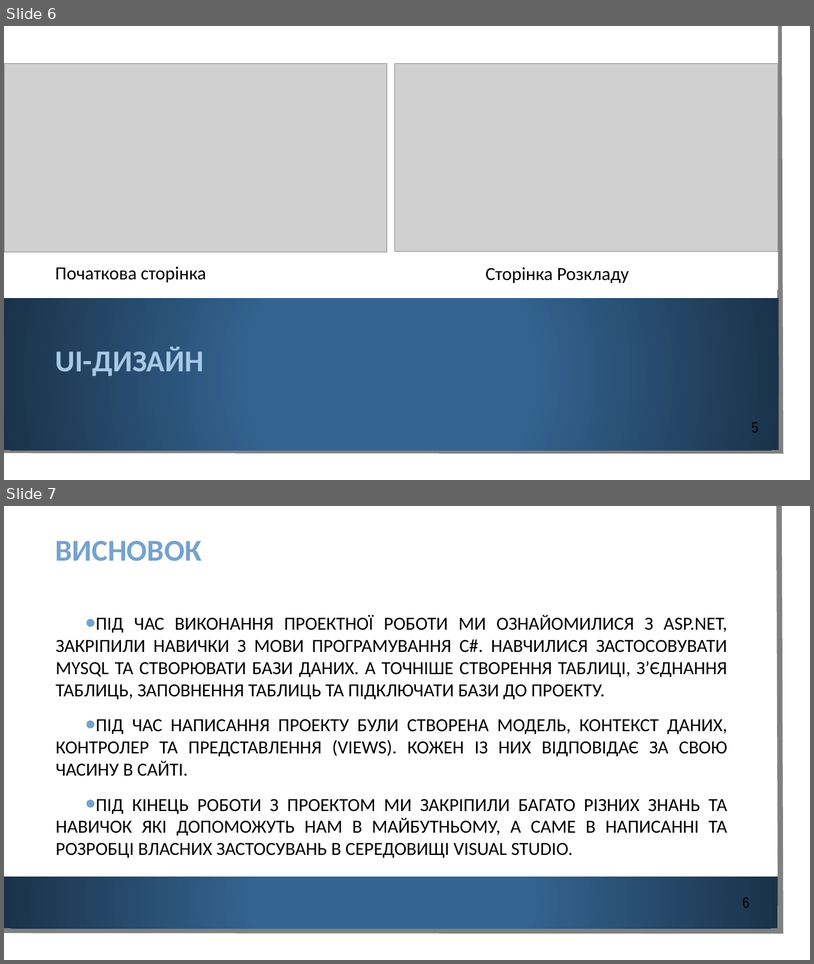
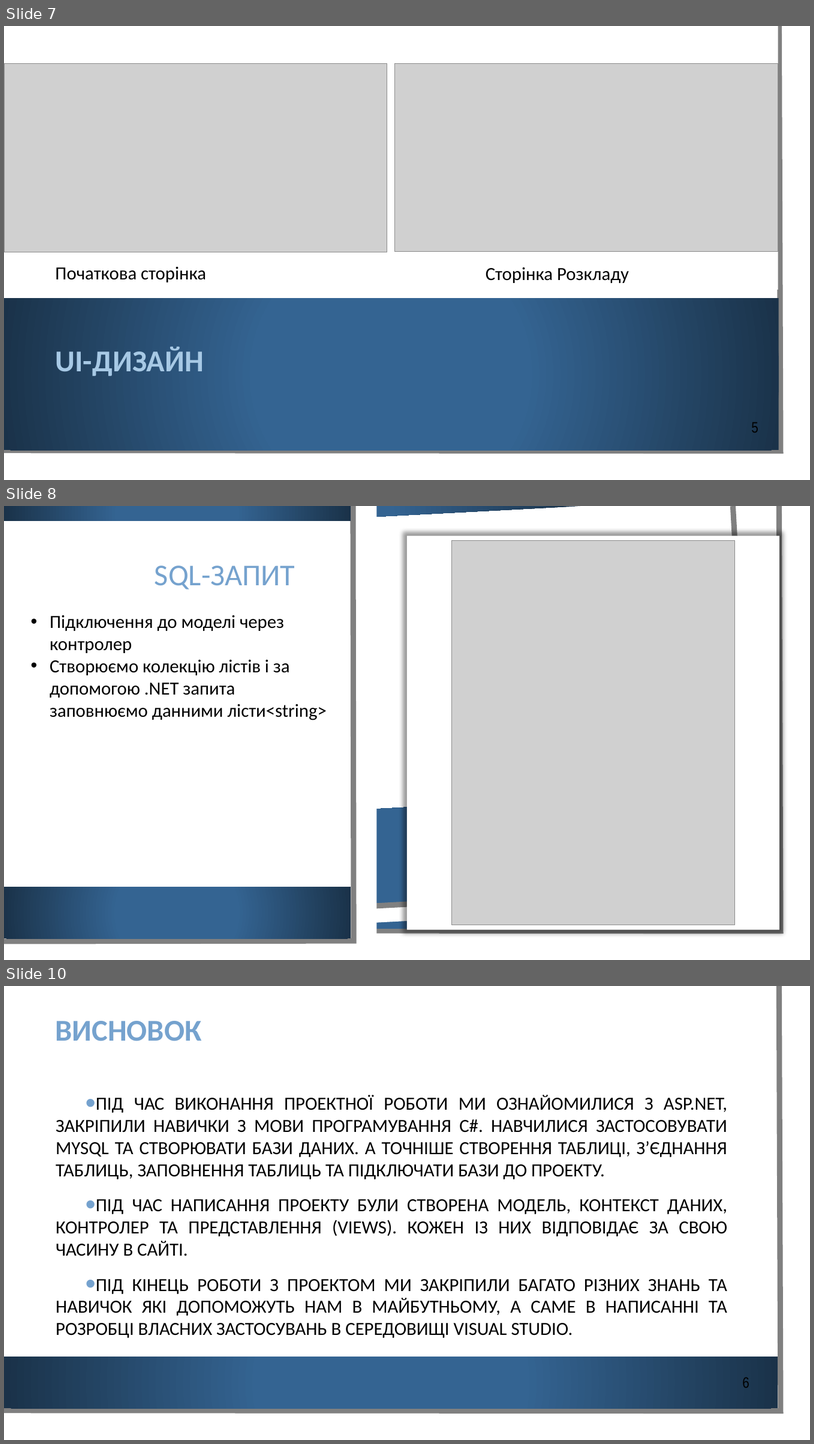
Before and after one commit to ZhovanyKrot/Krok_sait, a slide deck: Проект/Проект (третій рівень).pptx. Shown one above the other, each under a label of ours: slides 6 and 7 before the commit, slides 7, 8 and 10 after it; the slides between them are not shown. The pictures are 814x964 and 814x1444 pixels, drawn with LibreOffice and Linux fonts; fonts in the diff are those of the drawing; grey boxes stand for pictures; background and template pictures are left out. Boxes give left, top, right and bottom in pixels: in the first picture for what was removed or moved away, otherwise in the second. Text is boxed around its words. In the diff, an @@ line names an element or a change of style, - is before the commit and + after.

```diff
--- a/Проект/Проект (третій рівень).pptx
+++ b/Проект/Проект (третій рівень).pptx
@@ slide 8 added at [4, 506, 810, 960], background picture (left out); not listed: 3 template elements that a slide beside it also shows @@
@@ freeform shape added at [4, 506, 776, 942], fill #FFFFFF @@
@@ freeform shape added at [4, 506, 581, 536], fill gradient #346492 to #1A3249 @@
@@ freeform shape added at [4, 506, 755, 925], outline #808080 6.5 pt @@
@@ rectangle added at [4, 506, 377, 960], fill #FFFFFF @@
@@ freeform shape added at [4, 506, 354, 941], outline #808080 6.5 pt @@
@@ rectangle added at [4, 506, 351, 521], fill gradient #346492 to #1A3249 @@
@@ rectangle added at [407, 535, 780, 930], fill #FFFFFF @@
@@ picture added at [452, 540, 736, 925] @@
@@ title added at [155, 565, 295, 589], 36 pt, text #75A2CE @@
+SQL-ЗАПИТ
@@ text added at [50, 615, 327, 720], 22 pt, text #000000 @@
+• Підключення до моделі через контролер
+• Створюємо колекцію лістів і за допомогою .NET запита заповнюємо данними лісти<string>
@@ freeform shape added at [4, 789, 753, 924], fill gradient #346492 to #1A3249 @@
@@ rectangle added at [4, 886, 351, 938], fill gradient #346492 to #1A3249 @@
@@ what was slide 6 is now slide 7 @@
@@ what was slide 7 is now slide 10 @@
```
Also in this commit, not shown: 1 slide changed, 2 other slides added, 1 other file.
